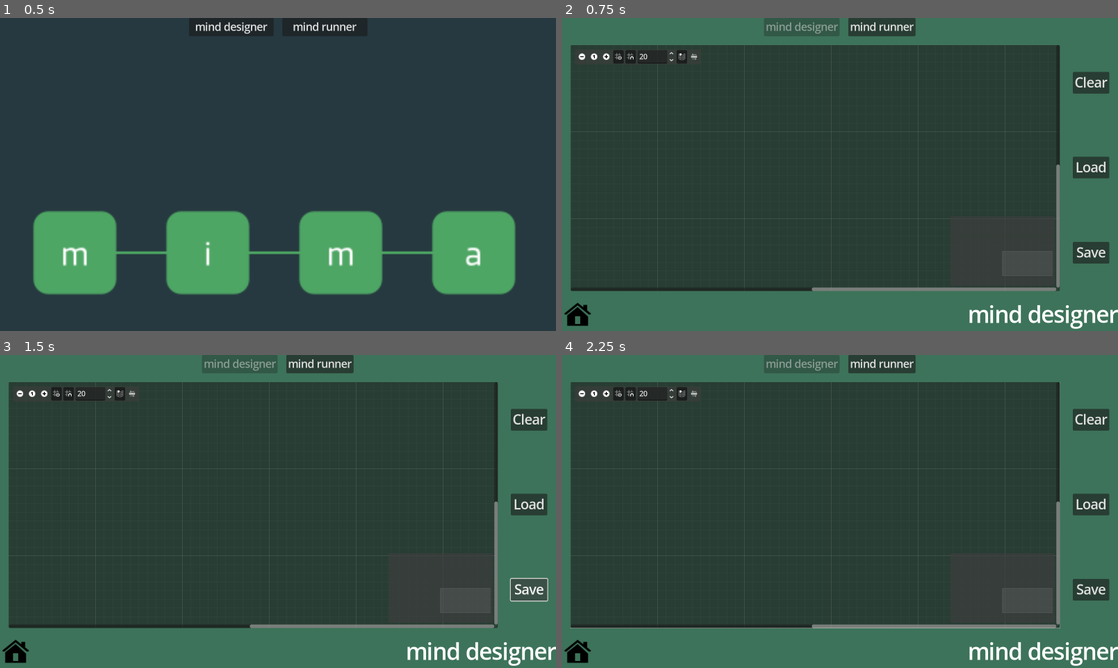
Above: before the commit, frames 1-4 (two rows, left to right).
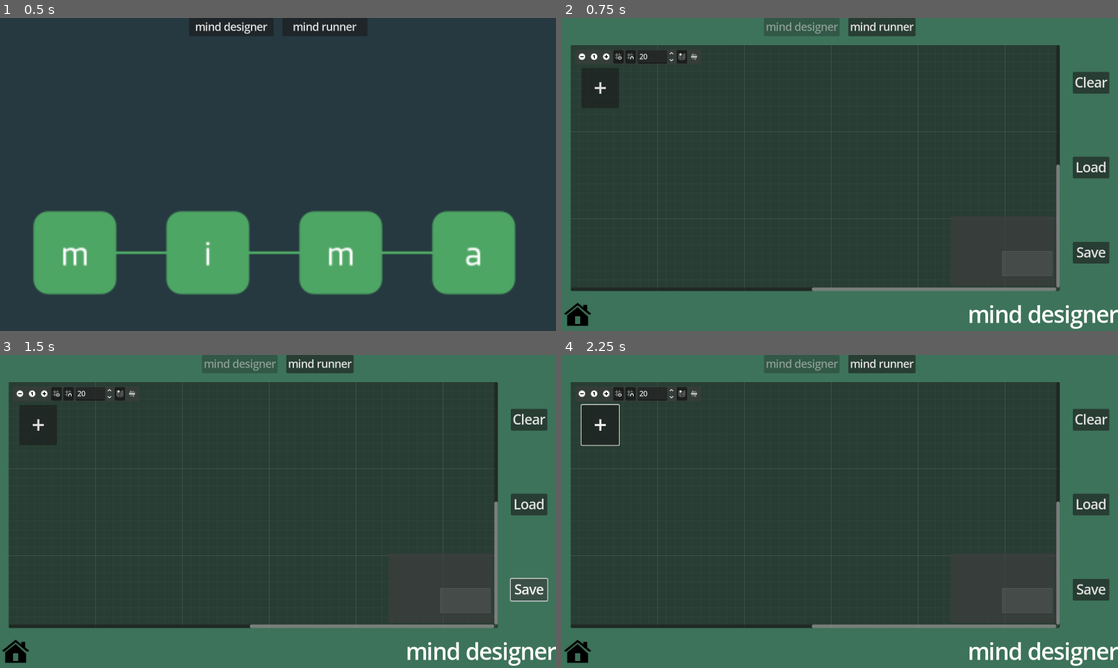
Above: after the commit, the same moments.

Repository: mimavox/mimaclient
Game: Godot game, scene res://screens/main.tscn
The game is run twice, just before and just after one commit, with the same random seed, the same clock (stepped at 60 frames per second) and the same inputs.
Inputs (mouse positions are in pixels of both pictures, inside the frame that each line leads up to):
- Up to frame 1 (0.5 s): no input
- Up to frame 2 (0.75 s): click "mind designer" at 0.5 s
- Up to frame 3 (1.5 s): click "Save" at 1.25 s
- Up to frame 4 (2.25 s): click (600, 423) at 2 s, where only the run after the commit has a clickable "+"

Frame 1 is identical in both runs. In frame 2, less than 0.1% of the frame differs, in the area x 4-10%, y 16-29%; in frame 3, less than 0.1%; in frame 4, 0.4%, in the area x 1-90%, y 8-88%.

Commit message:
Refactored.

Diff:
--- a/project.godot
+++ b/project.godot
@@ -13,6 +13,7 @@
 config/name="mimaclient"
 run/main_scene="res://screens/main.tscn"
 config/features=PackedStringArray("4.5", "GL Compatibility")
+run/low_processor_mode=true
 config/icon="res://assets/icon.svg"
 
 [autoload]
--- a/screens/designer/designer.gd
+++ b/screens/designer/designer.gd
@@ -1,31 +1,15 @@
 extends Control
 
-# Marks the GraphEdit node for easy reference later on:
 @onready var graph = %GraphEdit
 
 func _ready():
-	graph.connection_request.connect(_on_graph_connection_request)
-	graph.disconnection_request.connect(_on_graph_disconnection_request)
+	pass
 
-# Nav buttons ----------------------------------------------
 func _on_btn_runner_pressed() -> void:
 	get_tree().change_scene_to_file("res://screens/runner/runner.tscn")
 
 func _on_btn_home_pressed() -> void:
 	get_tree().change_scene_to_file("res://screens/main.tscn")
-# --------------------------------------------------------
-
-
-
-func get_all_graph_nodes():
-	var graph_nodes = []
-	for child in graph.get_children():
-		if child is GraphNode:
-			graph_nodes.append(child.name)
-	return graph_nodes
-
-
-# UI buttons ----------------------------------------------
 
 # Clear the graph
 func _on_btn_clear_pressed() -> void:
@@ -37,91 +21,6 @@
 
 # Save the graph
 func _on_btn_save_pressed() -> void:
-	var ge_nodes = get_all_graph_nodes()
+	var ge_nodes = graph.get_all_graph_nodes()
 	var ge_edges = graph.get_connection_list()
-
-
 	var nx_nodes = globals.graphedit_to_networkx(ge_nodes, ge_edges)
-
-func _make_unique_name(base: String) -> String:
-	var name = base
-	var i = 1
-	while graph.has_node(name):
-		name = "%s_%d" % [base, i]
-		i += 1
-	return name
-
-# Add a node
-func _on_btn_add_pressed() -> void:
-	var popup = $Background/VBoxContainer/footer/PopupWindow
-	popup.open_popup()
-
-	await popup.submitted  # Pause execution until the popup is closed.
-
-	var option = popup.stored_option
-	var description = popup.stored_text
-	var type_in = popup.type_in
-	var type_out = popup.type_out
-
-	# Create the new GraphNode
-	var gnode := GraphNode.new()
-	gnode.ignore_invalid_connection_type = true
-	gnode.title = option
-	gnode.name = _make_unique_name(option)
-
-	# Customize the visual appearance of the node
-	gnode.position_offset = Vector2(100, 150)
-	gnode.custom_minimum_size = Vector2(200, 50)
-
-	var vbox := VBoxContainer.new()
-	vbox.size_flags_horizontal = Control.SIZE_FILL
-	vbox.size_flags_vertical = Control.SIZE_EXPAND
-	vbox.custom_minimum_size = Vector2(200, 0)  # Fix wrap width
-	gnode.add_child(vbox)
-
-	var lnode := Label.new()
-	lnode.text = description
-	lnode.autowrap_mode = TextServer.AUTOWRAP_WORD_SMART
-	lnode.size_flags_vertical = Control.SIZE_EXPAND | Control.SIZE_SHRINK_CENTER
-	vbox.add_child(lnode)
-
-	# Configure the GraphNode ports
-	gnode.set_slot(
-		0,
-		true, type_in, Color.WHITE,  # LEFT PORT (Input) Configuration
-		true, type_out, Color.RED    # RIGHT PORT (Output) Configuration
-	)
-
-	# Add the GraphNode to the GraphEdit
-	graph.add_child(gnode)
-
-# Called when a node tries to connect to another
-func _on_graph_connection_request(
-	from_node: StringName,
-	from_port: int,
-	to_node: StringName,
-	to_port: int
-) -> void:
-	# Optional: enforce only one outgoing connection per port
-	for conn in graph.get_connection_list():
-		if conn.from_node == from_node and conn.from_port == from_port:
-			graph.disconnect_node(conn.from_node, conn.from_port, conn.to_node, conn.to_port)
-			break
-
-
-	var source_node = get_node("Background/VBoxContainer/content/columns/GraphEdit/" + str(from_node))
-	var target_node = get_node("Background/VBoxContainer/content/columns/GraphEdit/" + str(to_node))
-
-	if source_node.get_slot_type_right(from_port) == target_node.get_slot_type_left(from_port):
-		graph.connect_node(from_node, from_port, to_node, to_port)
-		# print("Connected %s:%s to %s:%s" % [from_node, from_port, to_node, to_port])
-
-# Called when a node tries to disconnect from another
-func _on_graph_disconnection_request(
-	from_node: StringName,
-	from_port: int,
-	to_node: StringName,
-	to_port: int
-) -> void:
-	graph.disconnect_node(from_node, from_port, to_node, to_port)
-	# print("Disconnected %s:%s from %s:%s" % [from_node, from_port, to_node, to_port])
--- a/screens/designer/designer.tscn
+++ b/screens/designer/designer.tscn
@@ -1,6 +1,7 @@
-[gd_scene load_steps=4 format=3 uid="uid://5cpxmlg0recs"]
+[gd_scene load_steps=5 format=3 uid="uid://5cpxmlg0recs"]
 
 [ext_resource type="Script" uid="uid://c3326f17bj1bt" path="res://screens/designer/designer.gd" id="1_vhm8n"]
+[ext_resource type="Script" uid="uid://ktkikfua1s72" path="res://screens/designer/graph_edit.gd" id="2_45wie"]
 [ext_resource type="Texture2D" uid="uid://dq8mast03tr2t" path="res://assets/home.png" id="2_am42k"]
 [ext_resource type="Script" uid="uid://b3rkni1tgcxq5" path="res://screens/designer/popup_window.gd" id="3_mbg03"]
 
@@ -64,6 +65,75 @@
 unique_name_in_owner = true
 layout_mode = 2
 size_flags_horizontal = 3
+script = ExtResource("2_45wie")
+
+[node name="PopupWindow" type="Window" parent="Background/VBoxContainer/content/columns/GraphEdit"]
+unique_name_in_owner = true
+oversampling_override = 1.0
+title = "New module"
+initial_position = 1
+size = Vector2i(500, 349)
+visible = false
+wrap_controls = true
+popup_window = true
+popup_wm_hint = true
+force_native = true
+theme_override_constants/title_height = 24
+theme_override_constants/resize_margin = 18
+theme_override_font_sizes/title_font_size = 20
+script = ExtResource("3_mbg03")
+
+[node name="VBoxContainer" type="VBoxContainer" parent="Background/VBoxContainer/content/columns/GraphEdit/PopupWindow"]
+anchors_preset = 15
+anchor_right = 1.0
+anchor_bottom = 1.0
+grow_horizontal = 2
+grow_vertical = 2
+theme_override_constants/separation = 15
+
+[node name="optionLabel" type="Label" parent="Background/VBoxContainer/content/columns/GraphEdit/PopupWindow/VBoxContainer"]
+layout_mode = 2
+size_flags_vertical = 1
+theme_override_font_sizes/font_size = 24
+text = "Please choose a module type:"
+
+[node name="option" type="OptionButton" parent="Background/VBoxContainer/content/columns/GraphEdit/PopupWindow/VBoxContainer"]
+layout_mode = 2
+item_count = 3
+popup/item_0/text = "Image to Text"
+popup/item_0/id = 0
+popup/item_1/text = "Text to Text"
+popup/item_1/id = 1
+popup/item_2/text = "Decide action"
+popup/item_2/id = 2
+
+[node name="inputLabel" type="Label" parent="Background/VBoxContainer/content/columns/GraphEdit/PopupWindow/VBoxContainer"]
+layout_mode = 2
+theme_override_font_sizes/font_size = 24
+text = "Please describe the new module:"
+
+[node name="input" type="TextEdit" parent="Background/VBoxContainer/content/columns/GraphEdit/PopupWindow/VBoxContainer"]
+custom_minimum_size = Vector2(0, 150)
+layout_mode = 2
+size_flags_vertical = 3
+theme_override_font_sizes/font_size = 24
+wrap_mode = 1
+scroll_smooth = true
+
+[node name="HBoxContainer" type="HBoxContainer" parent="Background/VBoxContainer/content/columns/GraphEdit/PopupWindow/VBoxContainer"]
+layout_mode = 2
+
+[node name="btnCancel" type="Button" parent="Background/VBoxContainer/content/columns/GraphEdit/PopupWindow/VBoxContainer/HBoxContainer"]
+layout_mode = 2
+size_flags_horizontal = 3
+theme_override_font_sizes/font_size = 24
+text = "Cancel"
+
+[node name="btnOk" type="Button" parent="Background/VBoxContainer/content/columns/GraphEdit/PopupWindow/VBoxContainer/HBoxContainer"]
+layout_mode = 2
+size_flags_horizontal = 3
+theme_override_font_sizes/font_size = 24
+text = "OK"
 
 [node name="Buttons" type="VBoxContainer" parent="Background/VBoxContainer/content/columns"]
 layout_mode = 2
@@ -108,88 +178,21 @@
 theme_override_font_sizes/font_size = 50
 text = "mind designer"
 
-[node name="PopupWindow" type="Window" parent="Background/VBoxContainer/footer"]
-oversampling_override = 1.0
-title = "New module"
-initial_position = 1
-size = Vector2i(500, 349)
-visible = false
-wrap_controls = true
-popup_window = true
-popup_wm_hint = true
-force_native = true
-theme_override_constants/title_height = 24
-theme_override_constants/resize_margin = 18
-theme_override_font_sizes/title_font_size = 20
-script = ExtResource("3_mbg03")
-
-[node name="VBoxContainer" type="VBoxContainer" parent="Background/VBoxContainer/footer/PopupWindow"]
-anchors_preset = 15
-anchor_right = 1.0
-anchor_bottom = 1.0
-grow_horizontal = 2
-grow_vertical = 2
-theme_override_constants/separation = 15
-
-[node name="optionLabel" type="Label" parent="Background/VBoxContainer/footer/PopupWindow/VBoxContainer"]
-layout_mode = 2
-size_flags_vertical = 1
-theme_override_font_sizes/font_size = 24
-text = "Please choose a module type:"
-
-[node name="option" type="OptionButton" parent="Background/VBoxContainer/footer/PopupWindow/VBoxContainer"]
-layout_mode = 2
-item_count = 3
-popup/item_0/text = "Image to Text"
-popup/item_0/id = 0
-popup/item_1/text = "Text to Text"
-popup/item_1/id = 1
-popup/item_2/text = "Decide action"
-popup/item_2/id = 2
-
-[node name="inputLabel" type="Label" parent="Background/VBoxContainer/footer/PopupWindow/VBoxContainer"]
-layout_mode = 2
-theme_override_font_sizes/font_size = 24
-text = "Please describe the new module:"
-
-[node name="input" type="TextEdit" parent="Background/VBoxContainer/footer/PopupWindow/VBoxContainer"]
-custom_minimum_size = Vector2(0, 150)
-layout_mode = 2
-size_flags_vertical = 3
-theme_override_font_sizes/font_size = 24
-wrap_mode = 1
-scroll_smooth = true
-
-[node name="HBoxContainer" type="HBoxContainer" parent="Background/VBoxContainer/footer/PopupWindow/VBoxContainer"]
-layout_mode = 2
-
-[node name="btnCancel" type="Button" parent="Background/VBoxContainer/footer/PopupWindow/VBoxContainer/HBoxContainer"]
-layout_mode = 2
-size_flags_horizontal = 3
-theme_override_font_sizes/font_size = 24
-text = "Cancel"
-
-[node name="btnOk" type="Button" parent="Background/VBoxContainer/footer/PopupWindow/VBoxContainer/HBoxContainer"]
-layout_mode = 2
-size_flags_horizontal = 3
-theme_override_font_sizes/font_size = 24
-text = "OK"
-
 [node name="btnAdd" type="Button" parent="Background"]
 layout_mode = 0
-offset_left = 1574.0
-offset_top = 641.0
-offset_right = 1660.0
-offset_bottom = 733.0
+offset_left = 45.0
+offset_top = 115.0
+offset_right = 131.0
+offset_bottom = 207.0
 theme_override_font_sizes/font_size = 50
 text = "+"
 
 [connection signal="pressed" from="Background/VBoxContainer/Navigation/btnRunner" to="." method="_on_btn_runner_pressed"]
 [connection signal="connection_request" from="Background/VBoxContainer/content/columns/GraphEdit" to="." method="_on_graph_connection_request"]
 [connection signal="disconnection_request" from="Background/VBoxContainer/content/columns/GraphEdit" to="." method="_on_graph_disconnection_request"]
+[connection signal="pressed" from="Background/VBoxContainer/content/columns/GraphEdit/PopupWindow/VBoxContainer/HBoxContainer/btnOk" to="Background/VBoxContainer/content/columns/GraphEdit/PopupWindow" method="_on_btn_ok_pressed"]
 [connection signal="pressed" from="Background/VBoxContainer/content/columns/Buttons/btnClear" to="." method="_on_btn_clear_pressed"]
 [connection signal="pressed" from="Background/VBoxContainer/content/columns/Buttons/btnLoad" to="." method="_on_btn_load_pressed"]
 [connection signal="pressed" from="Background/VBoxContainer/content/columns/Buttons/btnSave" to="." method="_on_btn_save_pressed"]
 [connection signal="pressed" from="Background/VBoxContainer/footer/btnHome" to="." method="_on_btn_home_pressed"]
-[connection signal="pressed" from="Background/VBoxContainer/footer/PopupWindow/VBoxContainer/HBoxContainer/btnOk" to="Background/VBoxContainer/footer/PopupWindow" method="_on_btn_ok_pressed"]
-[connection signal="pressed" from="Background/btnAdd" to="." method="_on_btn_add_pressed"]
+[connection signal="pressed" from="Background/btnAdd" to="Background/VBoxContainer/content/columns/GraphEdit" method="_on_btn_add_pressed"]
--- /dev/null
+++ b/screens/designer/graph_edit.gd
@@ -0,0 +1,97 @@
+extends GraphEdit
+
+@onready var graph = %GraphEdit
+@onready var popup = %PopupWindow
+
+func _ready() -> void:
+	connection_request.connect(_on_graph_connection_request)
+	disconnection_request.connect(_on_graph_disconnection_request)
+
+func _make_unique_name(base: String) -> String:
+	var name = base
+	var i = 1
+	while graph.has_node(name):
+		name = "%s_%d" % [base, i]
+		i += 1
+	return name
+
+func get_all_graph_nodes():
+	var graph_nodes = []
+	for child in graph.get_children():
+		if child is GraphNode:
+			graph_nodes.append(child.name)
+	return graph_nodes
+
+# Add a node
+func _on_btn_add_pressed() -> void:
+	popup.open_popup()
+
+	await popup.submitted  # Pause execution until the popup is closed.
+
+	var option = popup.stored_option
+	var description = popup.stored_text
+	var type_in = popup.type_in
+	var type_out = popup.type_out
+
+	# Create the new GraphNode
+	var gnode := GraphNode.new()
+	gnode.ignore_invalid_connection_type = true
+	gnode.title = option
+	gnode.name = _make_unique_name(option)
+
+	# Customize the visual appearance of the node
+	gnode.position_offset = Vector2(100, 150)
+	gnode.custom_minimum_size = Vector2(200, 50)
+
+	var vbox := VBoxContainer.new()
+	vbox.size_flags_horizontal = Control.SIZE_FILL
+	vbox.size_flags_vertical = Control.SIZE_EXPAND
+	vbox.custom_minimum_size = Vector2(200, 0)  # Fix wrap width
+	gnode.add_child(vbox)
+
+	var lnode := Label.new()
+	lnode.text = description
+	lnode.autowrap_mode = TextServer.AUTOWRAP_WORD_SMART
+	lnode.size_flags_vertical = Control.SIZE_EXPAND | Control.SIZE_SHRINK_CENTER
+	vbox.add_child(lnode)
+
+	# Configure the GraphNode ports
+	gnode.set_slot(
+		0,
+		true, type_in, Color.WHITE,  # LEFT PORT (Input) Configuration
+		true, type_out, Color.RED    # RIGHT PORT (Output) Configuration
+	)
+
+	# Add the GraphNode to the GraphEdit
+	graph.add_child(gnode)
+
+# Called when a node tries to connect to another node
+func _on_graph_connection_request(
+	from_node: StringName,
+	from_port: int,
+	to_node: StringName,
+	to_port: int
+) -> void:
+	# Optional: enforce only one outgoing connection per port
+	for conn in graph.get_connection_list():
+		if conn.from_node == from_node and conn.from_port == from_port:
+			graph.disconnect_node(conn.from_node, conn.from_port, conn.to_node, conn.to_port)
+			break
+
+
+	var source_node = get_node(str(from_node))
+	var target_node = get_node(str(to_node))
+
+	if source_node.get_slot_type_right(from_port) == target_node.get_slot_type_left(from_port):
+		graph.connect_node(from_node, from_port, to_node, to_port)
+		# print("Connected %s:%s to %s:%s" % [from_node, from_port, to_node, to_port])
+
+# Called when a node tries to disconnect from another node
+func _on_graph_disconnection_request(
+	from_node: StringName,
+	from_port: int,
+	to_node: StringName,
+	to_port: int
+) -> void:
+	graph.disconnect_node(from_node, from_port, to_node, to_port)
+	# print("Disconnected %s:%s from %s:%s" % [from_node, from_port, to_node, to_port])
Not shown, added: screens/designer/graph_edit.gd.uid
